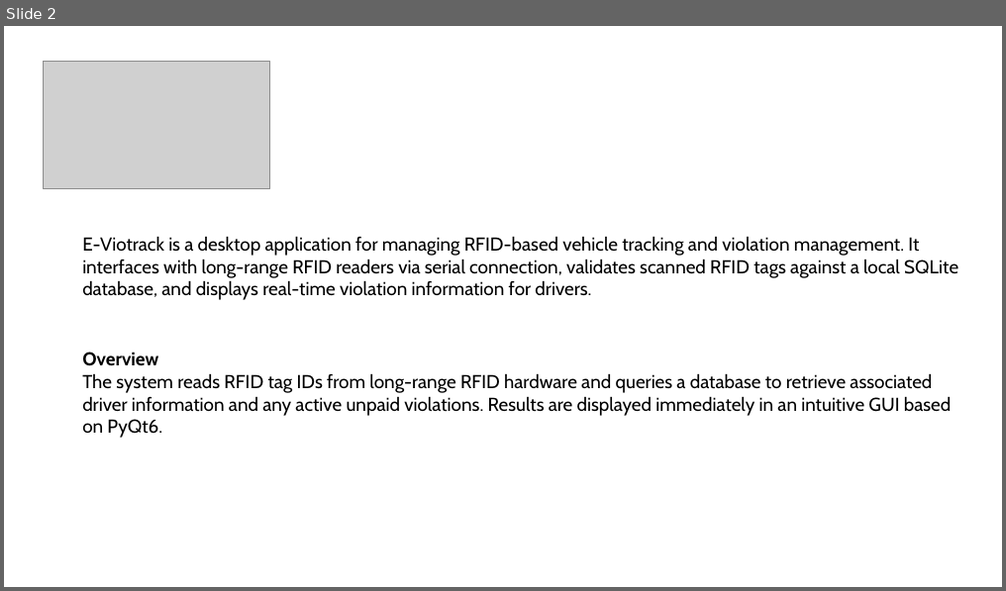
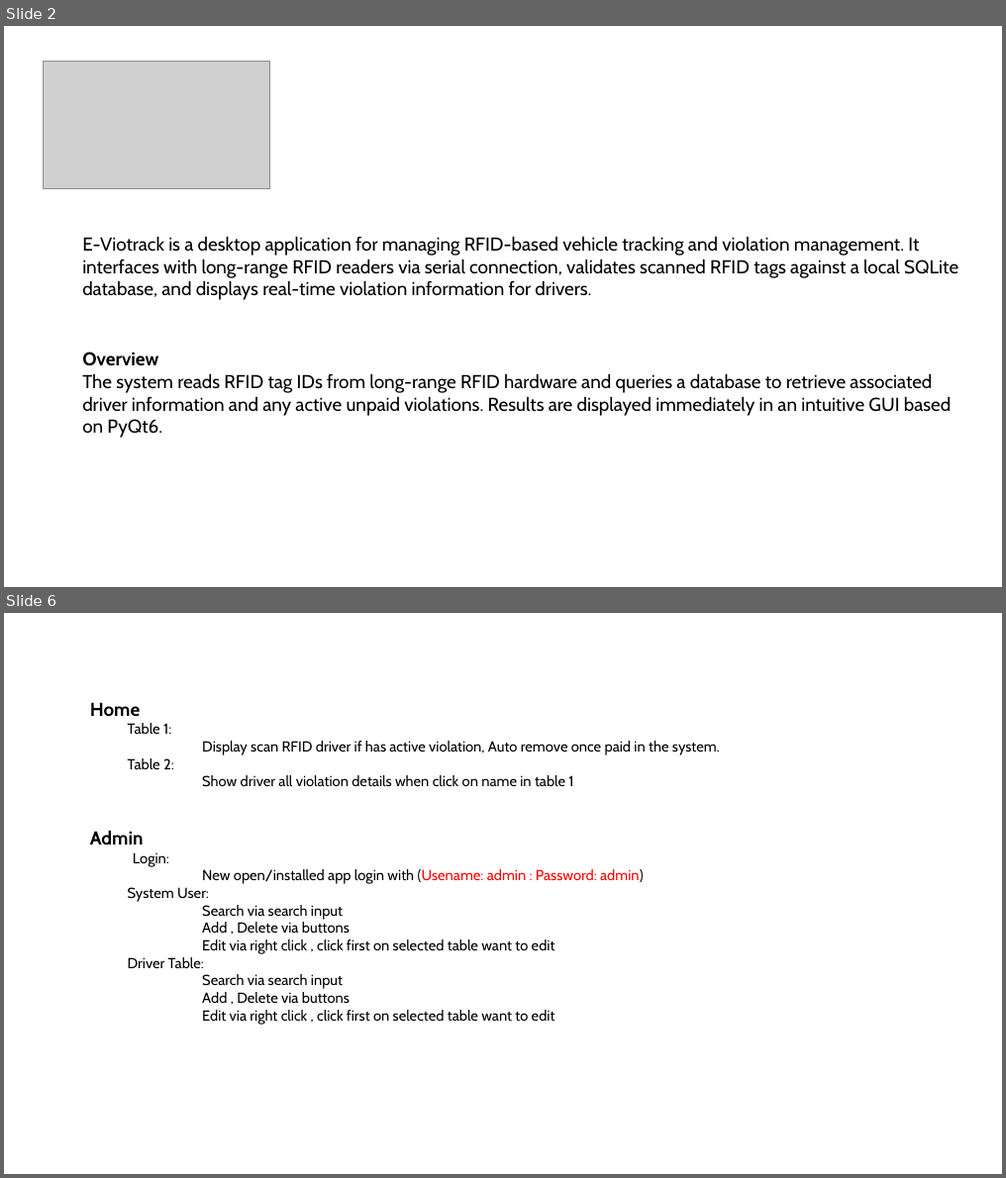
Before and after one commit to OliverFeronel090597/E-Viotrack, a slide deck: E-Viotrack.pptx. Shown one above the other, each under a label of ours: slide 2 before the commit, slides 2 and 6 after it; the slides between them are not shown. The pictures are 1006x591 and 1006x1178 pixels, drawn with LibreOffice and Linux fonts; fonts in the diff are those of the drawing; grey boxes stand for pictures. Boxes give left, top, right and bottom in pixels: in the first picture for what was removed or moved away, otherwise in the second. Text is boxed around its words. In the diff, an @@ line names an element or a change of style, - is before the commit and + after.

```diff
--- a/E-Viotrack.pptx
+++ b/E-Viotrack.pptx
@@ slide 6 added at (x1=4, y1=613, x2=1002, y2=1174), background #FFFFFF @@
@@ text added at (x1=90, y1=702, x2=720, y2=787), 14 pt, text #000000 @@
+Home
+  Table 1:
+  Display scan RFID driver if has active violation, Auto remove once paid in the system.
+  Table 2:
+  Show driver all violation details when click on name in table 1
@@ text added at (x1=90, y1=830, x2=644, y2=1025), 14 pt, text #000000 @@
+Admin
+Login:
+  New open/installed app login with (Usename: admin : Password: admin)
+  System User:
+  Search via search input
+  Add , Delete via buttons
+  Edit via right click , click first on selected table want to edit
+  Driver Table:
+  Search via search input
+  Add , Delete via buttons
+  Edit via right click , click first on selected table want to edit
```
Also in this commit, not shown: 1 slide changed, 5 other slides added, 4 other files.
